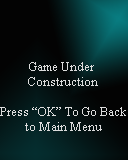
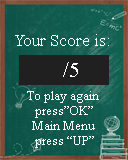
Layer changes from the first w=128, h=160 image to the second:
added layer "Your Score is:" above "To play again press”OK” Main Menu press “UP”" over (15, 34, 109, 46)
added layer "To play again press”OK” Main Menu press “UP”" above "/5" over (27, 91, 99, 148)
added layer "/5" above "Rectangle 3 copy" over (63, 62, 78, 77)
added layer "Rectangle 3 copy" above "Layer 4 copy" over (19, 55, 109, 85)
added layer "Layer 4 copy" above "Correct/Wrong" over (0, 0, 128, 160)
added group "Correct/Wrong" with 4 layers above "Game Under Construction Press “OK” To Go Back to Main Menu" over (0, 0, 128, 160)
hid "Game Under Construction Press “OK” To Go Back to Main Menu" over (0, 62, 126, 131)
hid "Layer 1" over (0, 0, 128, 160)
